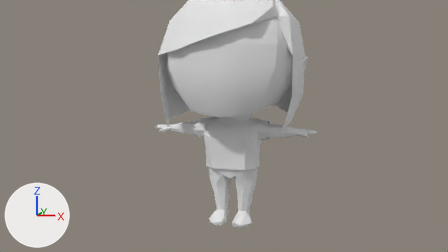
One commit to the Blender file raw/models/characters/marks/nova-kid.blend: the scene before it, then after it.
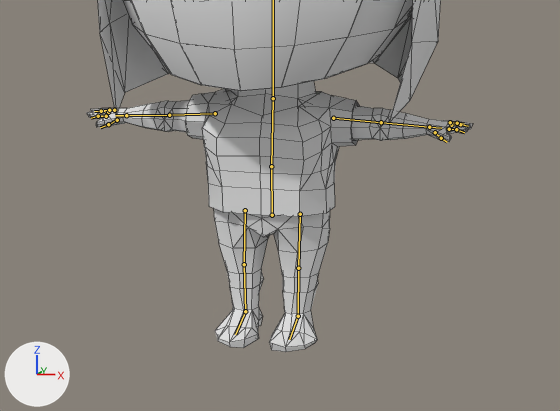
Each version appears first from the file's camera 'Camera', and next in a close-up on the part from 26% to 79% of the width and 31% to 100% of the height. Arrows for +X, +Y and +Z are at lower left; the lights stay in place. The bones that bend it are drawn over the model as lines in the close-ups. The close-ups show mesh edges as thin lines.

Names of what the first close-up shows: 'face', 'hair-straight', 'novakid', 'tshirt'.
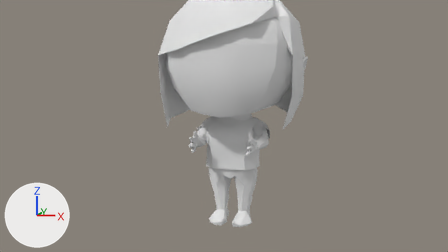
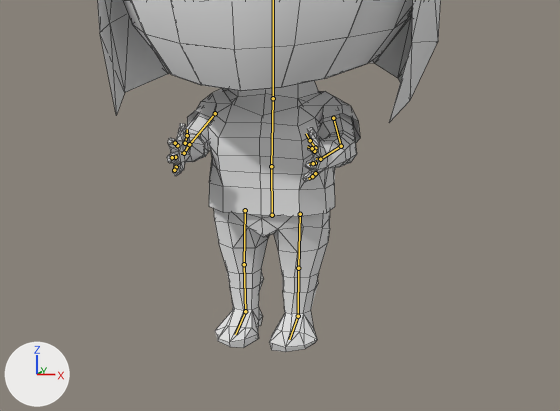
The newer file adds an action. The first version stands in its rest pose; the second is drawn at frame 0 of the action 'hold_item'.

What the commit changed:
Bone 'arm.hand.L' (bone_arm_hand_l) turns from (0, 0, 0) to (-12, -76, 27) degrees about its own x, y and z.
Bone 'arm.hand.R' (bone_arm_hand_r) turns from (0, 0, 0) to (-31, 74, -41) degrees about its own x, y and z.
Bone 'arm.hand.ik.L' (bone_arm_hand_ik_l) moves from (0.0, 0.0, 0.0) to (1.3, -1.96, -1.61).
Bone 'arm.elbow.target.L' (bone_arm_elbow_target_l) moves from (0.0, 0.0, 0.0) to (-5.08, 0.0, 0.0).
Bone 'arm.hand.ik.R' (bone_arm_hand_ik_r) moves from (0.0, 0.0, 0.0) to (-1.33, -1.96, -1.64).
Bone 'arm.elbow.target.R' (bone_arm_elbow_target_r) moves from (0.0, 0.0, 0.0) to (5.14, 0.0, 0.0).

Changed parts and their boxes (x1, y1, x2, y2) in the close-ups (560 x 411 px):
'novakid', posed
    before: (87, 0, 473, 352)
    after: (123, 0, 413, 352)
'tshirt', posed
    before: (185, 89, 359, 217)
    after: (187, 88, 360, 217)
bone 'arm.hand.L', root to tip
    before: (429, 127) to (441, 128)
    after: (320, 159) to (316, 158)
bone 'arm.hand.R', root to tip
    before: (126, 115) to (115, 115)
    after: (184, 153) to (181, 153)
